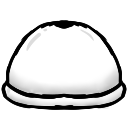
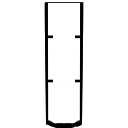
Layered file, before and after one edit (128x128). Changes by layer:
renamed "BOBAFILLER" to "BOBATOP", hid the group it (3 layers) over box(1, 2, 127, 128)
showed group "BOBAFILLER" (2 layers) over box(1, 2, 127, 128)
